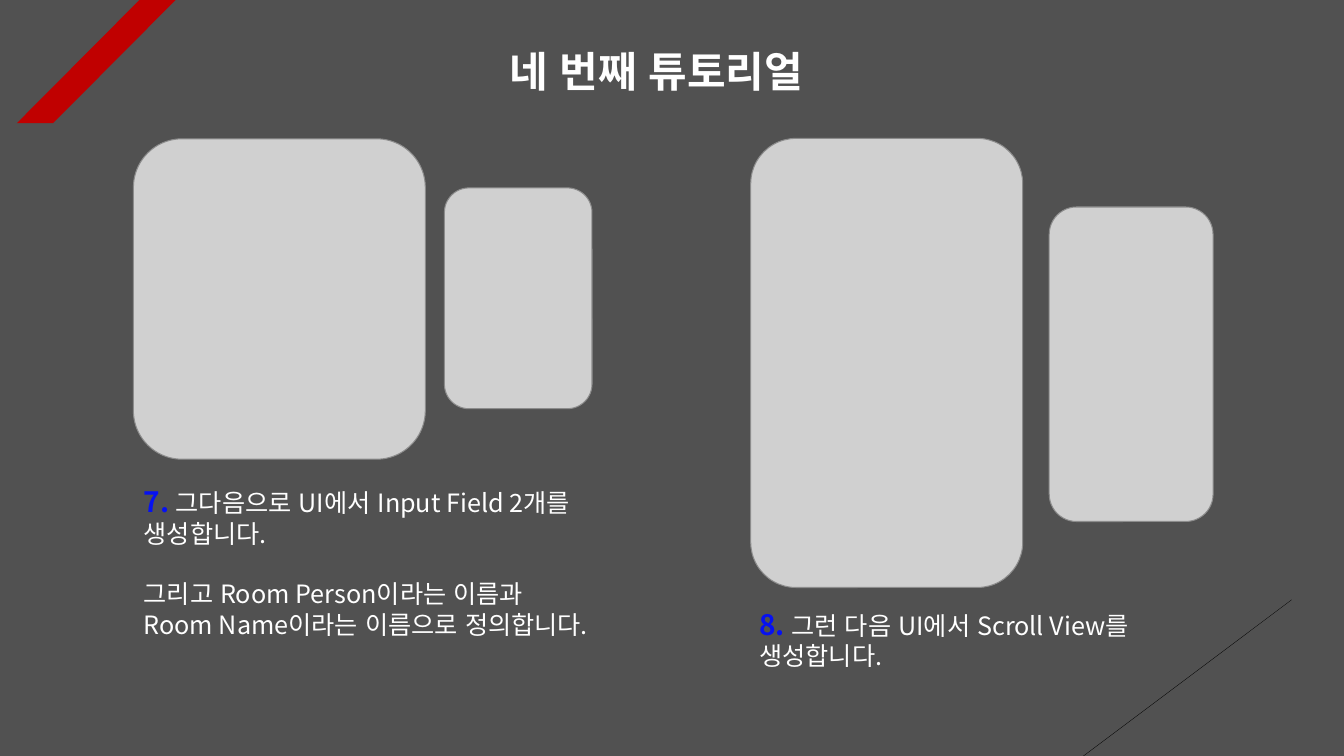
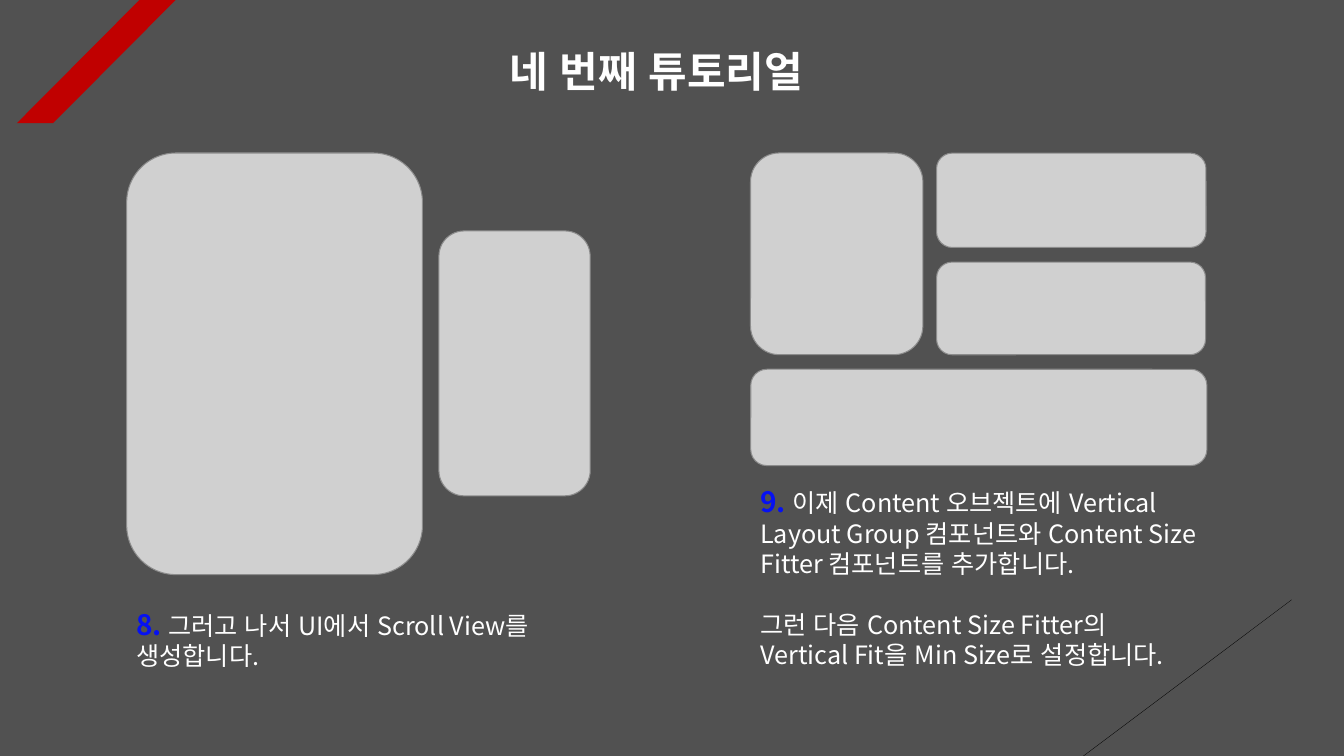
Before and after one commit to Unity2033/3D-UnityEngine, a slide deck: slide 4 of Assets/Class/Photon Server/PPT Data/Photon Room.pptx. Drawn at 1344x756 pixels with LibreOffice and Linux fonts; fonts in the diff are those of the drawing; grey boxes stand for pictures. Boxes give left, top, right and bottom in pixels: in the first picture for what was removed or moved away, otherwise in the second. Text is boxed around its words. In the diff, an @@ line names an element or a change of style, - is before the commit and + after.

```diff
--- a/Assets/Class/Photon Server/PPT Data/Photon Room.pptx
+++ b/Assets/Class/Photon Server/PPT Data/Photon Room.pptx
@@ picture removed at box(133, 139, 425, 460) @@
@@ picture: place and size @@
-picture at box(751, 138, 1023, 588)
+picture at box(127, 153, 422, 575)
@@ picture added at box(751, 153, 924, 355) @@
@@ picture added at box(937, 153, 1206, 248) @@
@@ picture removed at box(1050, 207, 1214, 521) @@
@@ picture: place and size @@
-picture at box(445, 188, 592, 408)
+picture at box(439, 231, 590, 496)
@@ picture added at box(937, 262, 1206, 355) @@
@@ picture added at box(751, 369, 1208, 466) @@
@@ text removed at box(144, 491, 588, 636) @@
-7. 그다음으로 UI에서 Input Field 2개를 생성합니다.
-그리고 Room Person이라는 이름과 Room Name이라는 이름으로 정의합니다.
@@ text added at box(760, 491, 1197, 666), 18 pt, text #FFFFFF @@
+9. 이제 Content 오브젝트에 Vertical Layout Group 컴포넌트와 Content Size Fitter 컴포넌트를 추가합니다.
+그런 다음 Content Size Fitter의 Vertical Fit을 Min Size로 설정합니다.
@@ text at box(136, 614, 529, 667): text changed @@
-8. 그런 다음 UI에서 Scroll View를 생성합니다.
+8. 그러고 나서 UI에서 Scroll View를 생성합니다.
```
Also in this commit, not shown: 8 other slides changed, 39 other files.
